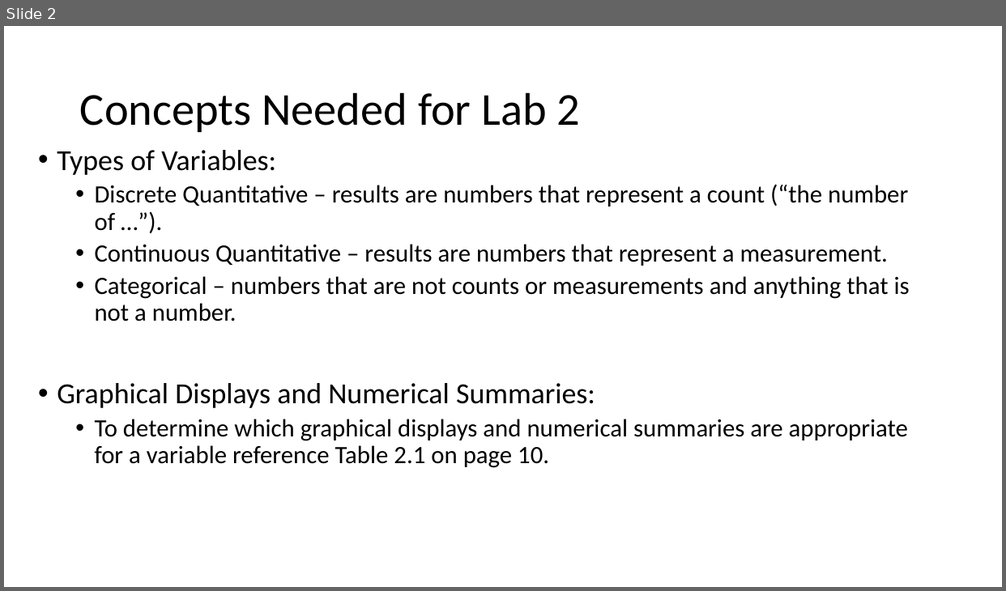
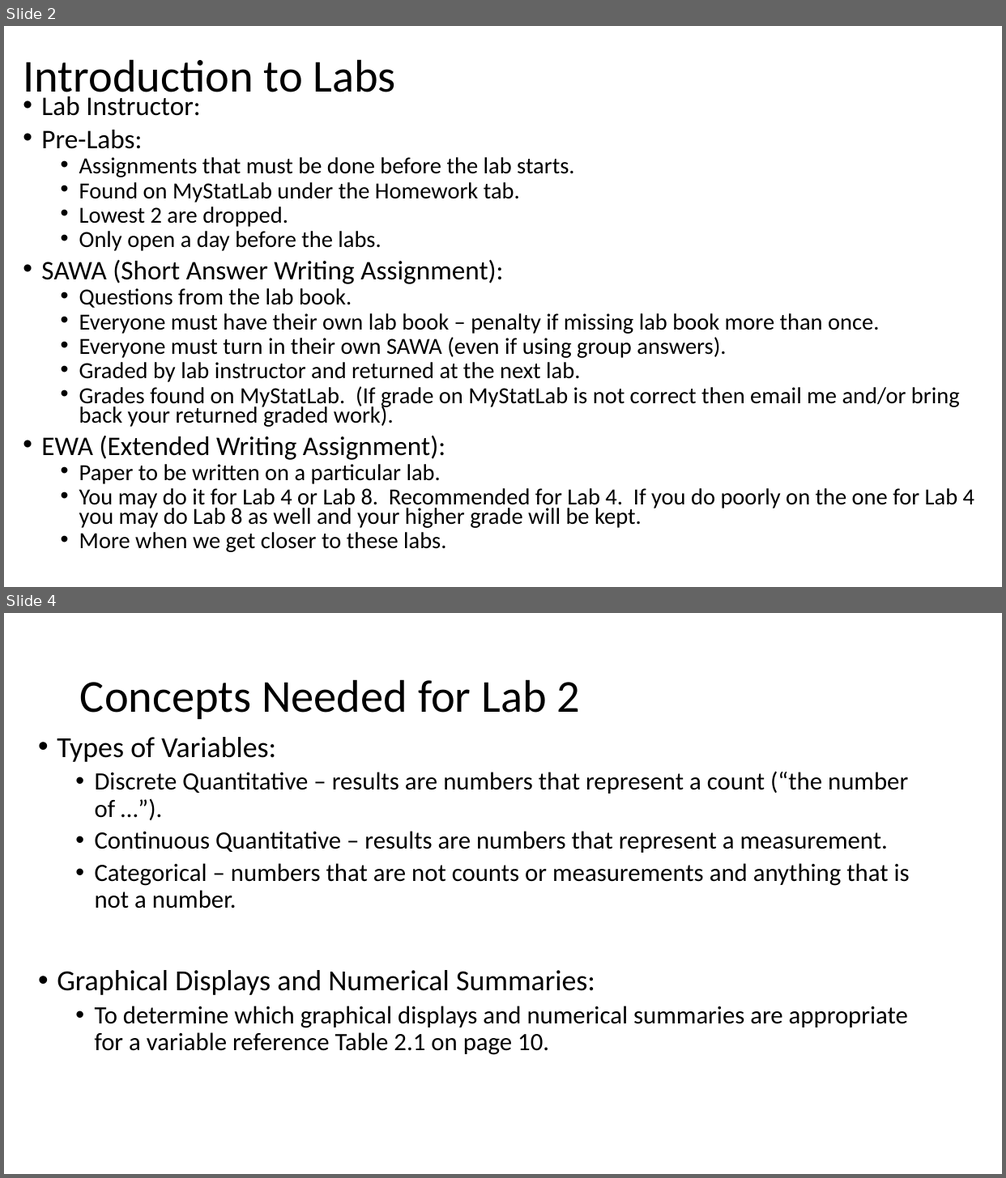
Before and after one commit to Shanlearning/Stat-201-teaching, a slide deck: Lab2/Lab 2.pptx. Shown one above the other, each under a label of ours: slide 2 before the commit, slides 2 and 4 after it; the slides between them are not shown. The pictures are 1006x591 and 1006x1178 pixels, drawn with LibreOffice and Linux fonts; fonts in the diff are those of the drawing. Boxes give left, top, right and bottom in pixels: in the first picture for what was removed or moved away, otherwise in the second. Text is boxed around its words. In the diff, an @@ line names an element or a change of style, - is before the commit and + after.

```diff
--- a/Lab2/Lab 2.pptx
+++ b/Lab2/Lab 2.pptx
@@ slide 2 added at (4, 26, 1002, 587), background #FFFFFF @@
@@ title added at (23, 59, 396, 102), 44 pt, text #000000 @@
+Introduction to Labs
@@ text added at (41, 96, 974, 552), 22.2 pt, text #000000 @@
+• Lab Instructor:
+• Pre-Labs:
+  • Assignments that must be done before the lab starts.
+  • Found on MyStatLab under the Homework tab.
+  • Lowest 2 are dropped.
+  • Only open a day before the labs.
+• SAWA (Short Answer Writing Assignment):
+  • Questions from the lab book.
+  • Everyone must have their own lab book – penalty if missing lab book more than once.
+  • Everyone must turn in their own SAWA (even if using group answers).
+  • Graded by lab instructor and returned at the next lab.
+  • Grades found on MyStatLab. (If grade on MyStatLab is not correct then email me and/or bring back your returned graded work).
+• EWA (Extended Writing Assignment):
+  • Paper to be written on a particular lab.
+  • You may do it for Lab 4 or Lab 8. Recommended for Lab 4. If you do poorly on the one for Lab 4 you may do Lab 8 as well and your higher grade will be kept.
+  • More when we get closer to these labs.
@@ what was slide 2 is now slide 4 @@
```
Also in this commit, not shown: 1 slide changed, 8 other slides added.
